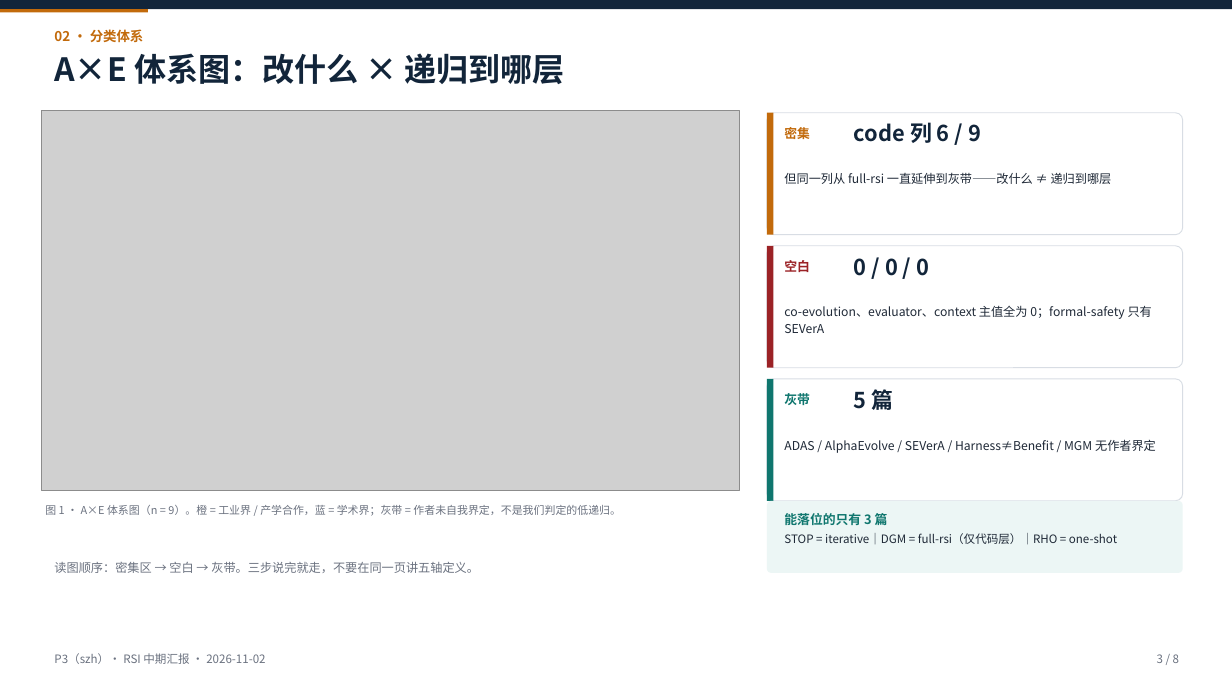
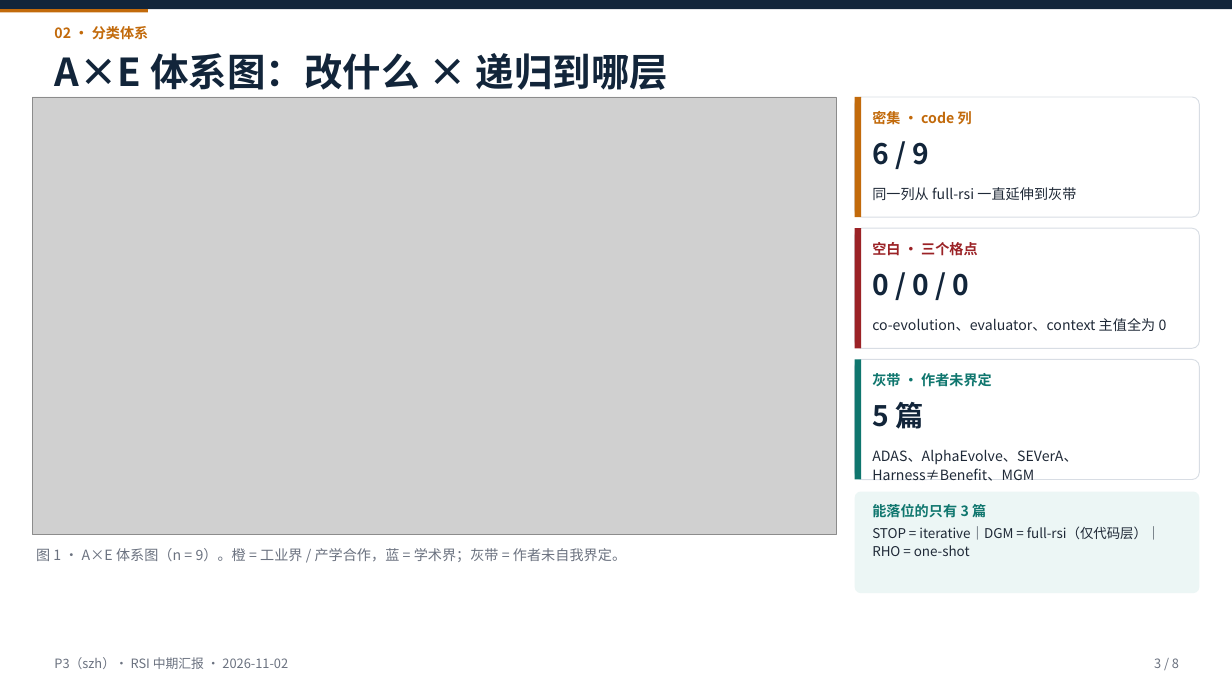
Before and after one commit to Gray-Su427/RSI_Harness_Reading, a slide deck: slide 3 of midterm/p3/deck-rsi-midterm.pptx. Drawn at 1232x693 pixels with LibreOffice and Linux fonts; fonts in the diff are those of the drawing; grey boxes stand for pictures. Boxes give left, top, right and bottom in pixels: in the first picture for what was removed or moved away, otherwise in the second. Text is boxed around its words. In the diff, an @@ line names an element or a change of style, - is before the commit and + after.

```diff
--- a/midterm/p3/deck-rsi-midterm.pptx
+++ b/midterm/p3/deck-rsi-midterm.pptx
@@ text "02 · 分类体系" at [54,26,149,40]: size 10.5 to 11 pt @@
@@ text "A×E 体系图：改什么 × 递归到哪层" at [54,53,668,90]: size 25 to 30 pt @@
@@ picture: place and size @@
-picture at [42,111,739,491]
+picture at [32,97,836,535]
@@ rounded rectangle: place and size @@
-rounded rectangle at [767,113,1183,235]
+rounded rectangle at [855,97,1200,217]
@@ rectangle: place and size @@
-rectangle at [767,113,774,235]
+rectangle at [855,97,861,217]
@@ text at [872,109,972,127]: text changed; size 10 to 11 pt @@
-密集
+密集 · code 列
@@ text at [872,142,930,165]: text changed; size 17 to 22 pt @@
-code 列 6 / 9
+6 / 9
@@ text at [872,187,1076,200]: text changed; size 9.5 to 11 pt @@
-但同一列从 full-rsi 一直延伸到灰带——改什么 ≠ 递归到哪层
+同一列从 full-rsi 一直延伸到灰带
@@ rounded rectangle: place and size @@
-rounded rectangle at [767,246,1183,368]
+rounded rectangle at [855,228,1200,348]
@@ rectangle: place and size @@
-rectangle at [767,246,774,368]
+rectangle at [855,228,861,348]
@@ text "0 / 0 / 0" at [872,273,970,296]: size 17 to 22 pt @@
@@ text "0 / 0 / 0": place and size @@
-text "0 / 0 / 0" at [854,258,929,276]
+text "0 / 0 / 0" at [872,273,970,296]
@@ text at [872,242,978,256]: text changed; size 10 to 11 pt @@
-空白
+空白 · 三个格点
@@ text at [872,318,1167,331]: text changed; size 9.5 to 11 pt @@
-co-evolution、evaluator、context 主值全为 0；formal-safety 只有 SEVerA
+co-evolution、evaluator、context 主值全为 0
@@ rounded rectangle: place and size @@
-rounded rectangle at [767,379,1183,501]
+rounded rectangle at [855,360,1200,480]
@@ rectangle: place and size @@
-rectangle at [767,379,774,501]
+rectangle at [855,360,861,480]
@@ text at [872,373,992,387]: text changed; size 10 to 11 pt @@
-灰带
+灰带 · 作者未界定
@@ text "5 篇": place and size @@
-text "5 篇" at [854,386,894,414]
+text "5 篇" at [872,402,923,429]
@@ text "5 篇" at [872,402,923,429]: size 17 to 22 pt @@
@@ text at [872,449,1077,481]: text changed; size 9.5 to 11 pt @@
-ADAS / AlphaEvolve / SEVerA / Harness≠Benefit / MGM 无作者界定
+ADAS、AlphaEvolve、SEVerA、Harness≠Benefit、MGM
@@ rounded rectangle: place and size @@
-rounded rectangle at [767,501,1183,573]
+rounded rectangle at [855,492,1200,593]
@@ text "能落位的只有 3 篇": place and size @@
-text "能落位的只有 3 篇" at [784,511,1117,544]
+text "能落位的只有 3 篇" at [872,503,1161,556]
@@ text "能落位的只有 3 篇" at [872,503,1161,556]: size 10 to 11 pt in "能落位的只有 3 篇"; size 9 to 10.5 pt in "STOP = iterative｜DGM = full-rsi（仅代码层）｜RHO = one-shot"; more space between paragraphs; line spacing 1.12 to 1.1 @@
@@ text at [36,548,626,562]: text changed; size 8.5 to 11 pt @@
-图 1 · A×E 体系图（n = 9）。橙 = 工业界 / 产学合作，蓝 = 学术界；灰带 = 作者未自我界定，不是我们判定的低递归。
+图 1 · A×E 体系图（n = 9）。橙 = 工业界 / 产学合作，蓝 = 学术界；灰带 = 作者未自我界定。
@@ text removed at [54,562,479,573] @@
-读图顺序：密集区 → 空白 → 灰带。三步说完就走，不要在同一页讲五轴定义。
@@ text "P3（szh）· RSI 中期汇报 · 2026-11-02" at [54,657,288,669]: size 9 to 10 pt @@
@@ text "3 / 8" at [1154,658,1179,668]: size 9 to 10 pt @@
```
Also in this commit, not shown: 7 other slides changed, 3 other files.
